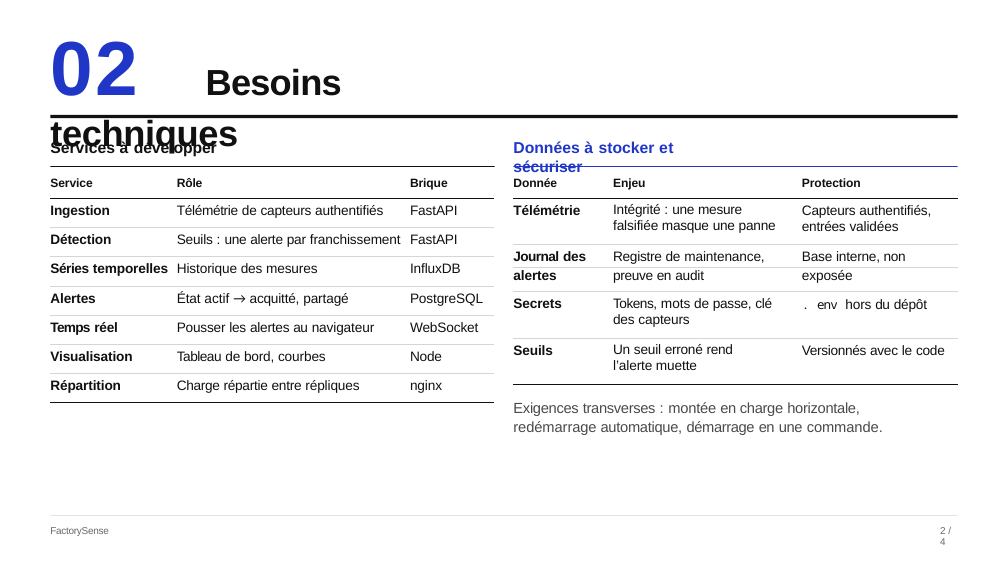
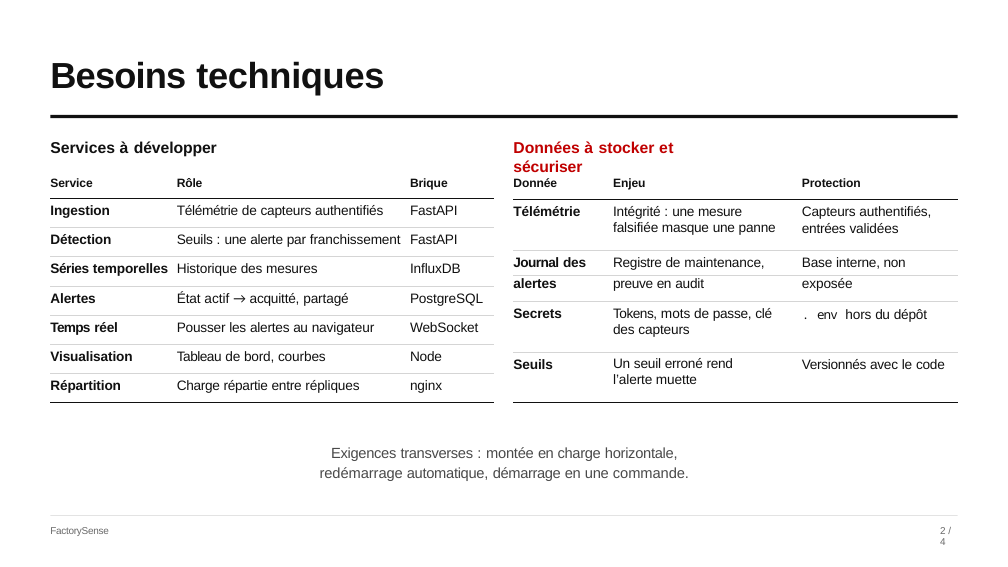
Before and after one commit to tVelard/FactorySense, a slide deck: slide 3 of presentation/slides.pptx. Drawn at 1008x567 pixels with LibreOffice and Linux fonts; fonts in the diff are those of the drawing. Boxes give left, top, right and bottom in pixels: in the first picture for what was removed or moved away, otherwise in the second. Text is boxed around its words. In the diff, an @@ line names an element or a change of style, - is before the commit and + after.

```diff
--- a/presentation/slides.pptx
+++ b/presentation/slides.pptx
@@ title at [50, 61, 384, 94]: text changed @@
-02 Besoins techniques
+Besoins techniques
@@ text "Données à stocker et sécuriser" at [513, 141, 674, 172]: text colour #1F36C7 to #C00000 @@
@@ freeform shape removed at [51, 166, 495, 167] @@
@@ table: place and size @@
-table at [513, 178, 958, 384]
+table at [513, 178, 958, 402]
@@ freeform shape removed at [513, 166, 958, 167] @@
@@ text "Exigences transverses : montée en ...": place and size @@
-text "Exigences transverses : montée en ..." at [513, 402, 883, 435]
+text "Exigences transverses : montée en ..." at [320, 447, 689, 481]
@@ text "Exigences transverses : montée en ..." at [320, 447, 689, 481]: alignment left to centre @@
```
Also in this commit, not shown: 4 other slides changed, 4 other files.
